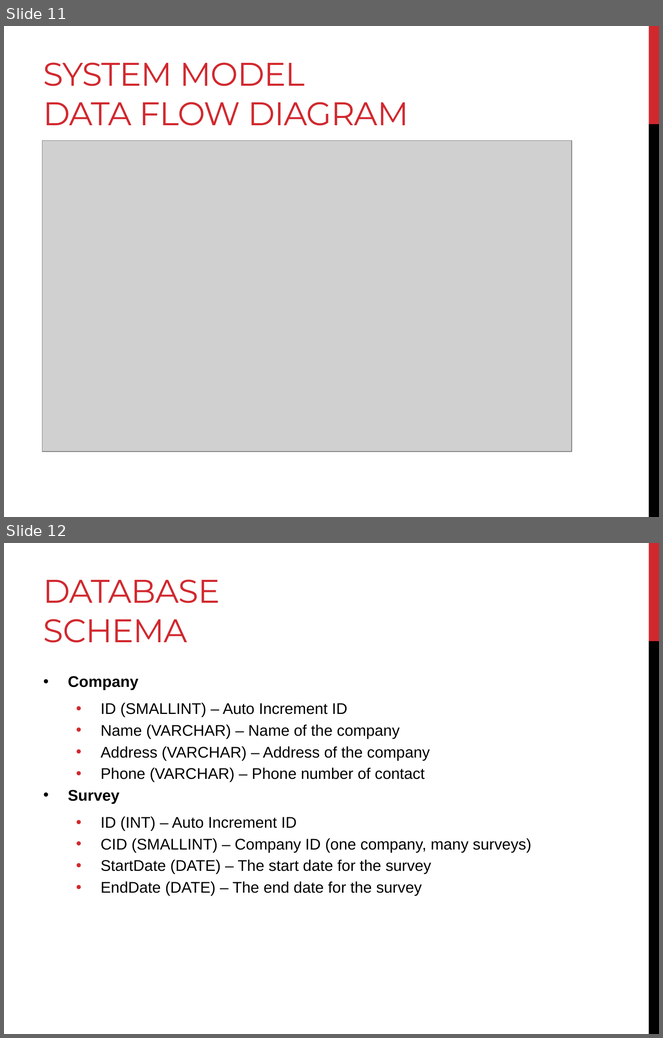
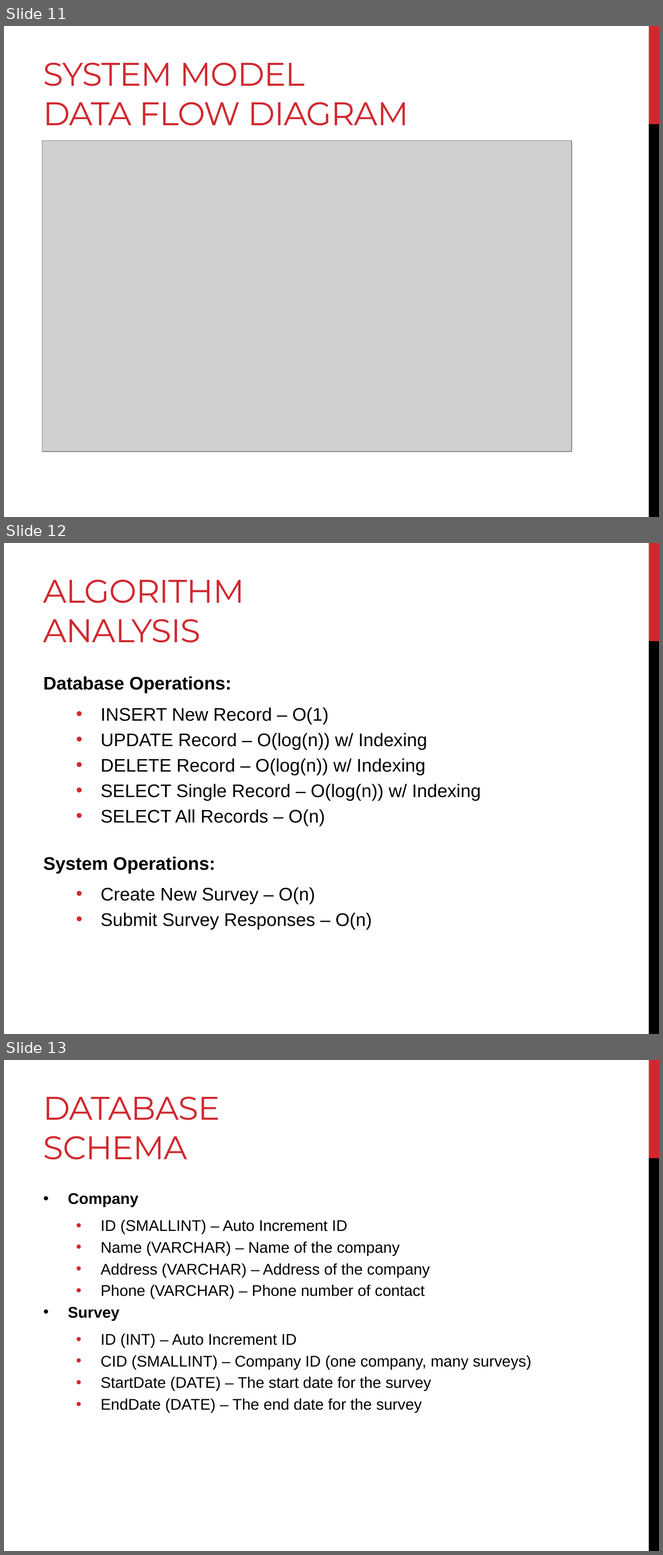
Before and after one commit to AndreasSchwagerl/RR-Survey-System, a slide deck: Survey System - Progress Presentation 3.pptx. Shown one above the other, each under a label of ours: slides 11 and 12 before the commit, slides 11, 12 and 13 after it. The pictures are 663x1038 and 663x1555 pixels, drawn with LibreOffice and Linux fonts; fonts in the diff are those of the drawing; grey boxes stand for pictures. Boxes give left, top, right and bottom in pixels: in the first picture for what was removed or moved away, otherwise in the second. Text is boxed around its words. In the diff, an @@ line names an element or a change of style, - is before the commit and + after.

```diff
--- a/Survey System - Progress Presentation 3.pptx
+++ b/Survey System - Progress Presentation 3.pptx
@@ slide 12 added at box(4, 543, 659, 1034), background #FFFFFF; not listed: 2 template elements that a slide beside it also shows @@
@@ title added at box(44, 579, 245, 643), 36 pt, text #D1282E @@
+ALGORITHM
+ANALYSIS
@@ text added at box(44, 676, 481, 930), 20 pt, text #000000 @@
+Database Operations:
+  • INSERT New Record – O(1)
+  • UPDATE Record – O(log(n)) w/ Indexing
+  • DELETE Record – O(log(n)) w/ Indexing
+  • SELECT Single Record – O(log(n)) w/ Indexing
+  • SELECT All Records – O(n)
+System Operations:
+  • Create New Survey – O(n)
+  • Submit Survey Responses – O(n)
@@ what was slide 12 is now slide 13 @@
```
Also in this commit, not shown: 5 slides changed.
